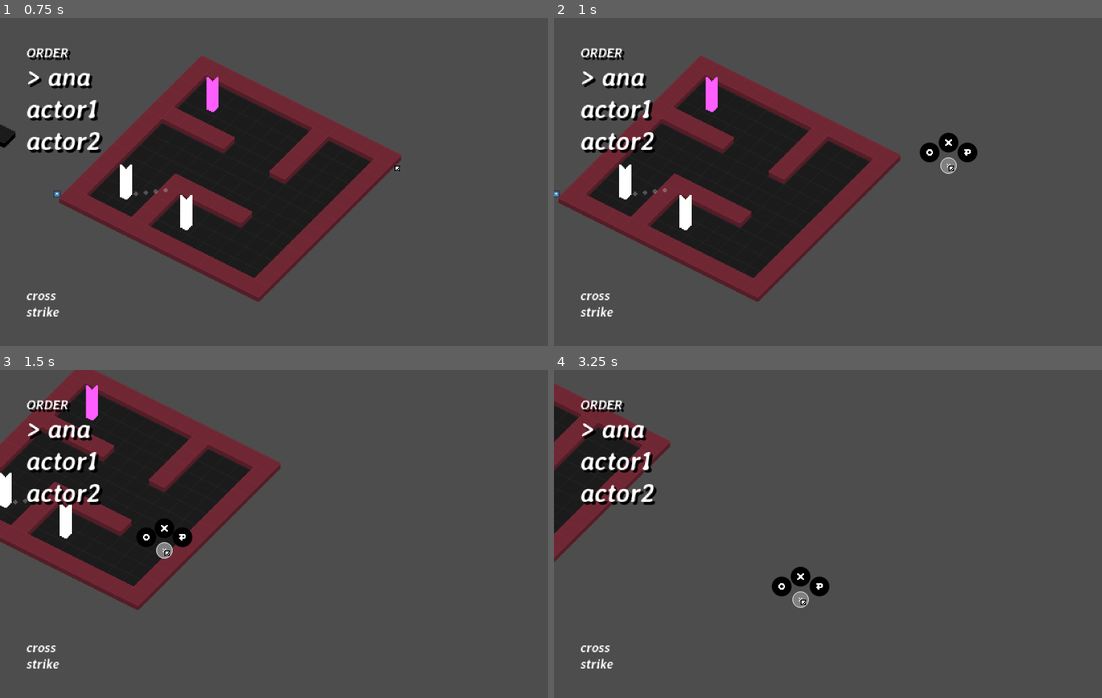
Above: before the commit, frames 1-4 (two rows, left to right).
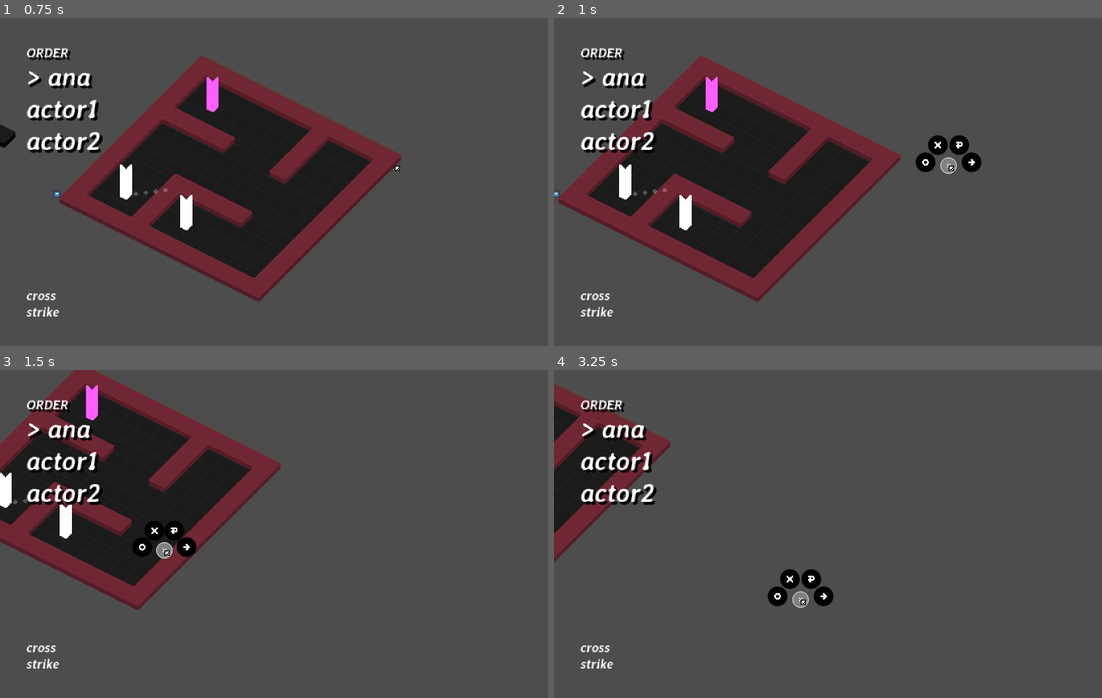
Above: after the commit, the same moments.

Repository: webcatzz/bd
Game: Godot game, scene res://scenes/main.tscn
The game is run twice, just before and just after one commit, with the same random seed, the same clock (stepped at 60 frames per second) and the same inputs. The engine's default icon, where the game draws it, is replaced by a stand-in: a white triangle on a blue panel in a dark square.
Inputs (mouse positions are in pixels of both pictures, inside the frame that each line leads up to):
- Up to frame 1 (0.75 s): tap Enter (ui_accept) at 0.5 s; move the mouse to (394, 165) at 0.52 s; press the mouse at (394, 165) at 0.53 s; hold D (move_right) from 0.53 s (still down)
- Up to frame 2 (1 s): keep holding D (move_right); tap Enter (ui_accept) at 0.77 s; right-click (948, 165) at 0.8 s
- Up to frame 3 (1.5 s): tap Enter (ui_accept) at 1.07 s; move the mouse to (164, 550) at 1.27 s; release D (move_right) at 1.28 s; release the mouse at (164, 550) at 1.28 s; hold S (move_down) from 1.28 s (still down); right-click (164, 550) at 1.35 s
- Up to frame 4 (3.25 s): tap Enter (ui_accept) at 1.52, 1.55, 1.82, 3.02 s; move the mouse to (882, 461) at 2.02 s; release S (move_down) at 2.03 s; hold D (move_right) 2.03-2.78 s; hold Enter (ui_accept) 2.03-2.78 s; click (882, 461) at 2.3 s; move the mouse to (800, 599) at 2.77 s; hold W (move_up) from 2.78 s (still down); click (800, 599) at 2.85 s; right-click (800, 599) at 3.05 s

Frame 1 is identical in both runs. In frame 2, 0.6% of the frame differs, in the area x 66-78%, y 35-48%; in frame 3, 0.5%; in frame 4, 0.6%.

Commit message:
can now end turn through radial menu

Diff:
--- a/scenes/actor/player.gd
+++ b/scenes/actor/player.gd
@@ -21,13 +21,12 @@
 
 
 func _unhandled_input(event: InputEvent) -> void:
-	if event.is_action_pressed("ui_accept"):
-		end_turn()
-	elif event.is_action_pressed("right_click"):
+	if event.is_action_pressed("right_click"):
 		var menu: RadialMenu = Game.cursor.open_menu()
-		menu.add_item("Add stop", Lib.get_icon(Vector2i(1, 0)), _set_action_mode.bind(Action.Type.MOVE))
-		menu.add_item("Add action", Lib.get_icon((Vector2i(2, 0))), _set_action_mode.bind(Action.Type.HIT))
+		menu.add_item("Cross", Lib.get_icon(Vector2i(1, 0)), _set_action_mode.bind(Action.Type.MOVE))
+		menu.add_item("Strike", Lib.get_icon((Vector2i(2, 0))), _set_action_mode.bind(Action.Type.HIT))
 		menu.add_item("Clear path", Lib.get_icon((Vector2i(3, 0))), clear_path)
+		menu.add_item("End turn", Lib.get_icon((Vector2i(4, 0))), end_turn)
 	elif hover_action:
 		if event is InputEventMouseMotion:
 			update_hover_action()
Binary file changed: assets/icons.png
